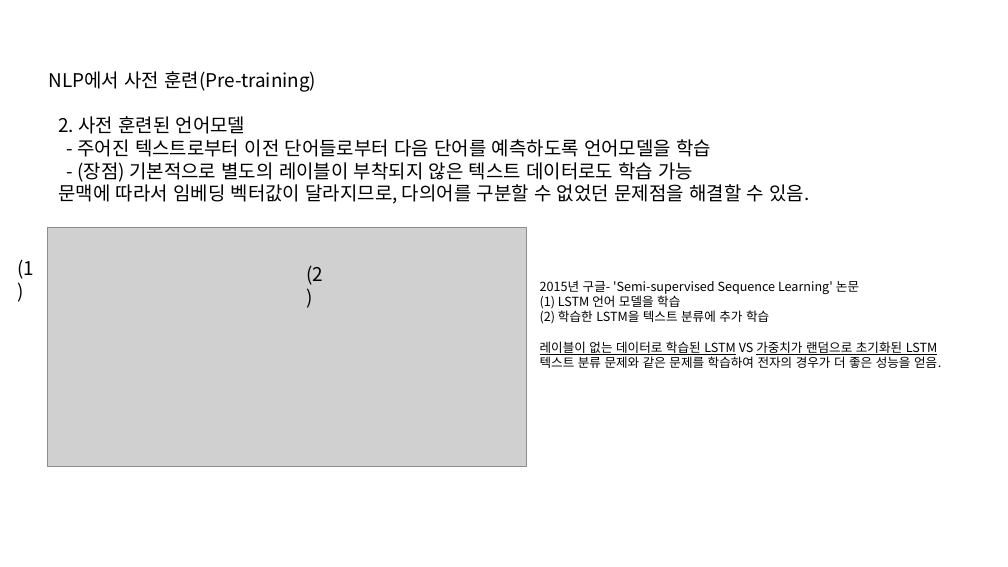
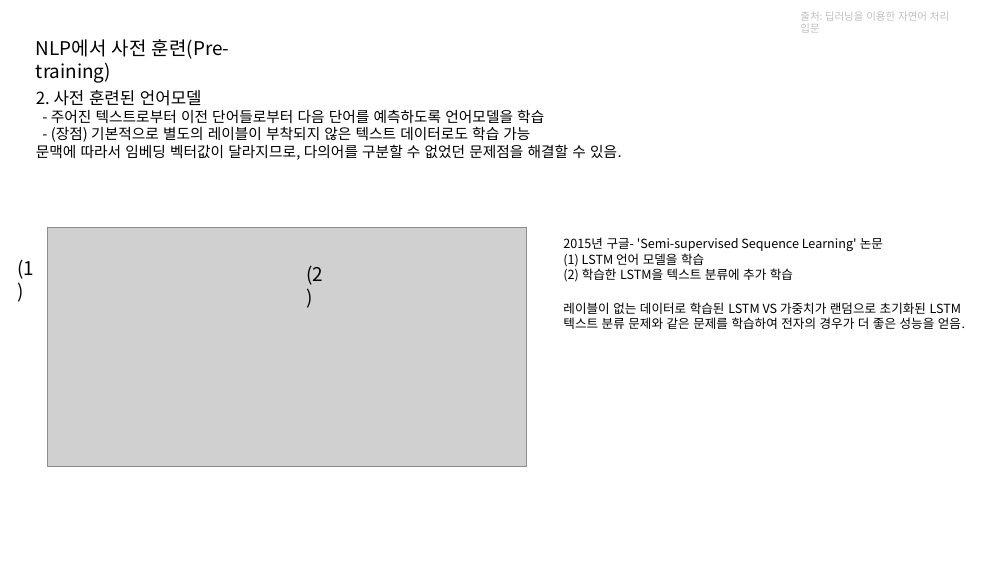
Before and after one commit to kjh8331267/NLP_Study, a slide deck: slide 3 of slide/BERT.pptx (slide 2 before the commit). Drawn at 1008x567 pixels with LibreOffice and Linux fonts; fonts in the diff are those of the drawing; grey boxes stand for pictures. Boxes give left, top, right and bottom in pixels: in the first picture for what was removed or moved away, otherwise in the second. Text is boxed around its words. In the diff, an @@ line names an element or a change of style, - is before the commit and + after.

```diff
--- a/slide/BERT.pptx
+++ b/slide/BERT.pptx
@@ text added at (800,12,949,33), 10 pt, text #BFBFBF @@
+출처: 딥러닝을 이용한 자연어 처리 입문
@@ text "NLP에서 사전 훈련(Pre-training)" rewrapped from (48,71,316,92) to (36,39,229,83) @@
@@ text "2. 사전 훈련된 언어모델": place and size @@
-text "2. 사전 훈련된 언어모델" at (58,116,809,204)
+text "2. 사전 훈련된 언어모델" at (36,90,622,160)
@@ text "2. 사전 훈련된 언어모델" at (36,90,622,160): size 18 to 16 pt in "2. 사전 훈련된 언어모델"; size 18 to 14 pt @@
@@ text "2015년 구글- 'Semi-supervised Sequence Learning' ...": place and size @@
-text "2015년 구글- 'Semi-supervised Sequence Learning' ..." at (540,280,859,324)
+text "2015년 구글- 'Semi-supervised Sequence Learning' ..." at (563,237,883,282)
@@ text "레이블이 없는 데이터로 학습된 LSTM ...": place and size @@
-text "레이블이 없는 데이터로 학습된 LSTM ..." at (540,341,941,368)
+text "레이블이 없는 데이터로 학습된 LSTM ..." at (563,302,965,329)
@@ text at (563,302,961,314): underline off in "레이블이 없는 데이터로 학습된 LSTM 가중치가 랜덤으로 ..." @@
```
Also in this commit, not shown: 5 other slides changed, 3 slides added, 1 slide removed, 1 other file.
